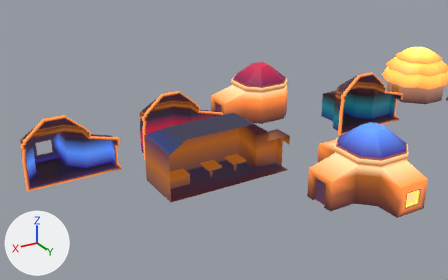
What one commit did to the Blender file artwork/house_1.blend.
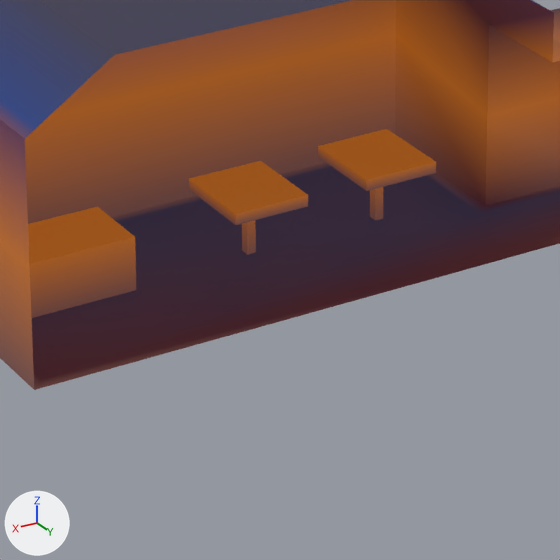
There are two pictures of each version: one from a 50 mm camera at (33.3, 57.5, 35.1) aimed at (-3.2, -3.4, 4.6), one close up on the part from 37% to 60% of the width and 46% to 84% of the height. Lighting does not change. The marker at lower left points along +X, +Y and +Z. The first two pictures are the older version.

In view in the first close-up: 'restuarant_interior'.
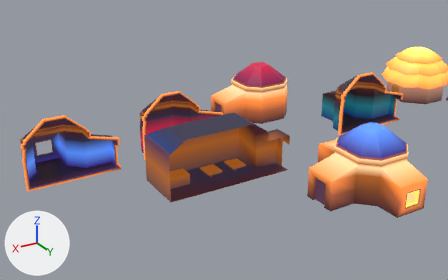
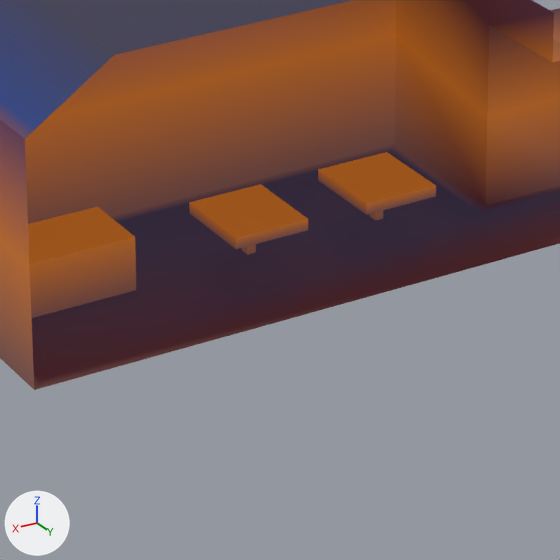
Where the change shows, as pixel boxes (x1, y1, x2, y2) in the close-ups (560 x 560 px; the box of a moved part takes in the faces that stretch with it):
```json
{"part": 1, "of": "me_cube_012", "change": "moved or reshaped", "before": [318, 129, 436, 191], "after": [318, 152, 436, 215]}
{"part": 2, "of": "me_cube_012", "change": "moved or reshaped", "before": [189, 161, 308, 225], "after": [189, 184, 308, 249]}
{"part": 3, "of": "me_cube_012", "change": "moved or reshaped", "before": [370, 187, 383, 221], "after": [370, 211, 383, 221], "on screen": "mostly hidden afterwards"}
{"part": 4, "of": "me_cube_012", "change": "moved or reshaped", "before": [242, 220, 256, 255], "after": [242, 244, 256, 255], "on screen": "mostly hidden afterwards"}
```

The change, as JSON lines over the scene's bpy script:
```json
{"block": "me_cube_012", "where": "me_cube_012.from_pydata(...)  # 79 vertices, 57 faces; spans x -10.8..6.0, y -6.8..0.0, z -0.1..7.4"}
{"block": "me_cube_012", "where": "# used by ob_restuarant_interior; location = (0.0, 0.0, 0.0)"}
{"block": "me_cube_012", "where": "# before: 47 (-4.8, -3.3, 1.4), 48 (-5.0, -3.3, 1.4), 51 (-5.0, -3.6, 1.4), 54 (-4.8, -3.6, 1.4)"}
{"block": "me_cube_012", "where": "# before: 63 (-1.2, -3.3, 1.4), 64 (-1.5, -3.3, 1.4), 67 (-1.5, -3.6, 1.4), 70 (-1.2, -3.6, 1.4)"}
{"block": "me_cube_012", "change": "me_cube_012 part 1: the loose piece of 8 vertices spanning x -5.9..-3.9, y -4.5..-2.3, z 1.4..1.7 is moved by (0.0, 0.0, -0.6)"}
{"block": "me_cube_012", "change": "me_cube_012 part 2: the loose piece of 8 vertices spanning x -2.3..-0.4, y -4.5..-2.3, z 1.4..1.7 is moved by (0.0, 0.0, -0.6)"}
{"block": "me_cube_012", "change": "me_cube_012 part 3"}
{"op": "add", "block": "me_cube_012", "code": "for i in [47, 48, 51, 54]: me_cube_012.vertices[i].co += Vector((0.0, 0.0, -0.6))"}
{"block": "me_cube_012", "change": "me_cube_012 part 4"}
{"op": "add", "block": "me_cube_012", "code": "for i in [63, 64, 67, 70]: me_cube_012.vertices[i].co += Vector((0.0, 0.0, -0.6))"}
```
